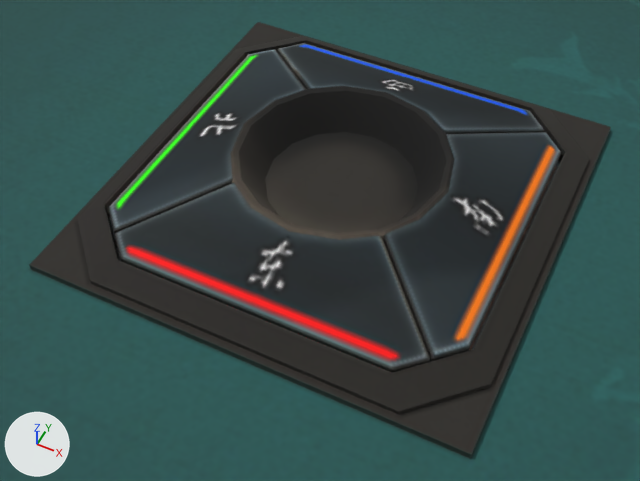
The FBX model MJProject/Assets/Model/majiangzhuo.FBX: old version first, new version second.
Before and after are seen from a 50 mm camera at (0.093, -0.204, 0.226) aimed at (0.001, -0.018, -0.005). Arrows for +X, +Y and +Z are at lower left; the lights stay in place. Where no turn or scale is listed for an object, it has been applied to the vertices.

Script lines for the objects in view, before the commit:
```python
me_mesh = bpy.data.meshes.new('Mesh')
me_mesh.from_pydata(...)  # 452 vertices, 427 faces; spans x -0.496..0.496, y -0.496..0.508, z -0.045..0.009
me_mesh.materials.append(mat_material__30)  # picture img_tietu_jpg
me_mesh_003 = bpy.data.meshes.new('Mesh.003')
me_mesh_003.from_pydata(...)  # 30 vertices, 24 faces; spans x -0.0563..0.0563, y -0.065..-0.0269, z 0.0067..0.0191
me_mesh_003.materials.append(mat_material__30)  # picture img_tietu_jpg
me_mesh_004 = bpy.data.meshes.new('Mesh.004')
me_mesh_004.from_pydata(...)  # 30 vertices, 24 faces; spans x 0.0269..0.065, y -0.0563..0.0563, z 0.0067..0.0191
me_mesh_004.materials.append(mat_material__30)  # picture img_tietu_jpg
me_mesh_005 = bpy.data.meshes.new('Mesh.005')
me_mesh_005.from_pydata(...)  # 30 vertices, 24 faces; spans x -0.0563..0.0563, y 0.0269..0.065, z 0.0067..0.0191
me_mesh_005.materials.append(mat_material__30)  # picture img_tietu_jpg
me_mesh_006 = bpy.data.meshes.new('Mesh.006')
me_mesh_006.from_pydata(...)  # 30 vertices, 24 faces; spans x -0.065..-0.0269, y -0.0563..0.0563, z 0.0067..0.0191
me_mesh_006.materials.append(mat_material__30)  # picture img_tietu_jpg
ob_dnxb_bei = bpy.data.objects.new('DNXB_bei', me_mesh_006)
ob_dnxb_bei.location = (0.0, 0.0, 0.0)
ob_dnxb_dong = bpy.data.objects.new('DNXB_dong', me_mesh_003)
ob_dnxb_dong.location = (0.0, 0.0, 0.0)
ob_dnxb_nan = bpy.data.objects.new('DNXB_nan', me_mesh_004)
ob_dnxb_nan.location = (0.0, 0.0, 0.0)
ob_dnxb_xi = bpy.data.objects.new('DNXB_xi', me_mesh_005)
ob_dnxb_xi.location = (0.0, 0.0, 0.0)
ob_zhuo = bpy.data.objects.new('zhuo', me_mesh)
ob_zhuo.location = (0.0, 0.0, 0.0)
# also in view: 'DNXB' at (0.0, 0.0, 0.009)
```
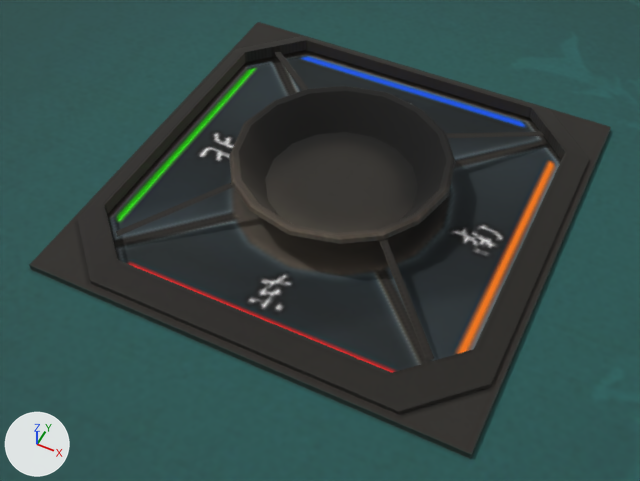
The change, as a list of edits to the scene's bpy script:
```text
Remove ob_dnxb_xi:
    ob_dnxb_xi = bpy.data.objects.new('DNXB_xi', me_mesh_005)
    ob_dnxb_xi.location = (0.0, 0.0, 0.0)
Remove ob_dnxb_dong:
    ob_dnxb_dong = bpy.data.objects.new('DNXB_dong', me_mesh_003)
    ob_dnxb_dong.location = (0.0, 0.0, 0.0)
Remove ob_dnxb_nan:
    ob_dnxb_nan = bpy.data.objects.new('DNXB_nan', me_mesh_004)
    ob_dnxb_nan.location = (0.0, 0.0, 0.0)
Remove ob_dnxb_bei:
    ob_dnxb_bei = bpy.data.objects.new('DNXB_bei', me_mesh_006)
    ob_dnxb_bei.location = (0.0, 0.0, 0.0)
```

Changed parts and their boxes (x1, y1, x2, y2) in the pictures (640 x 481 px):
'DNXB_dong', deleted (black)
    before: (114, 183, 430, 373)
'DNXB_nan', deleted (black)
    before: (384, 132, 561, 361)
'DNXB_bei', deleted
    before: (108, 49, 306, 233)
'DNXB_xi', deleted (black)
    before: (277, 43, 545, 134)
